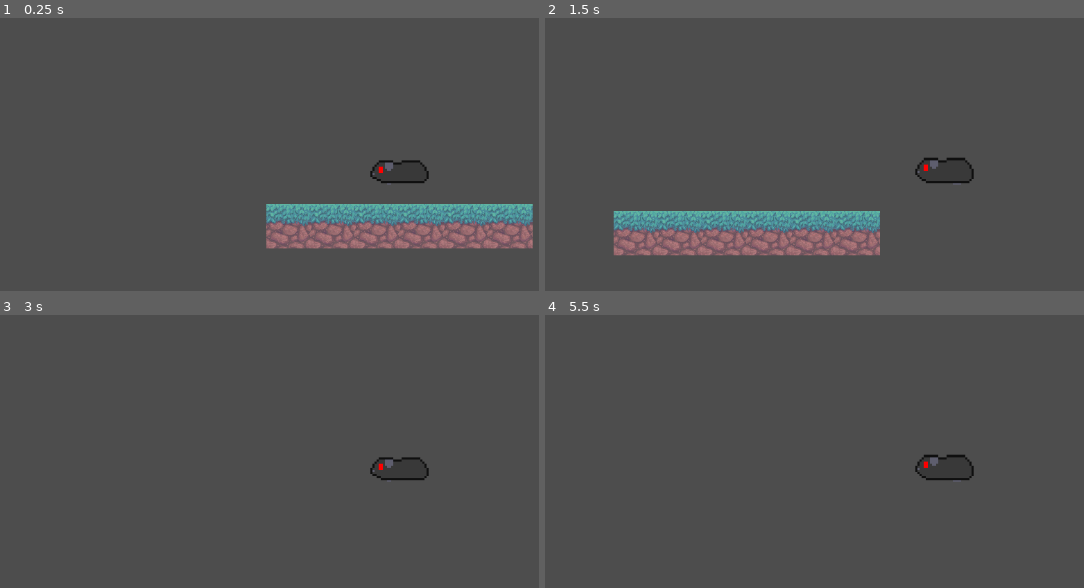
Above: before the commit, frames 1-4 (two rows, left to right).
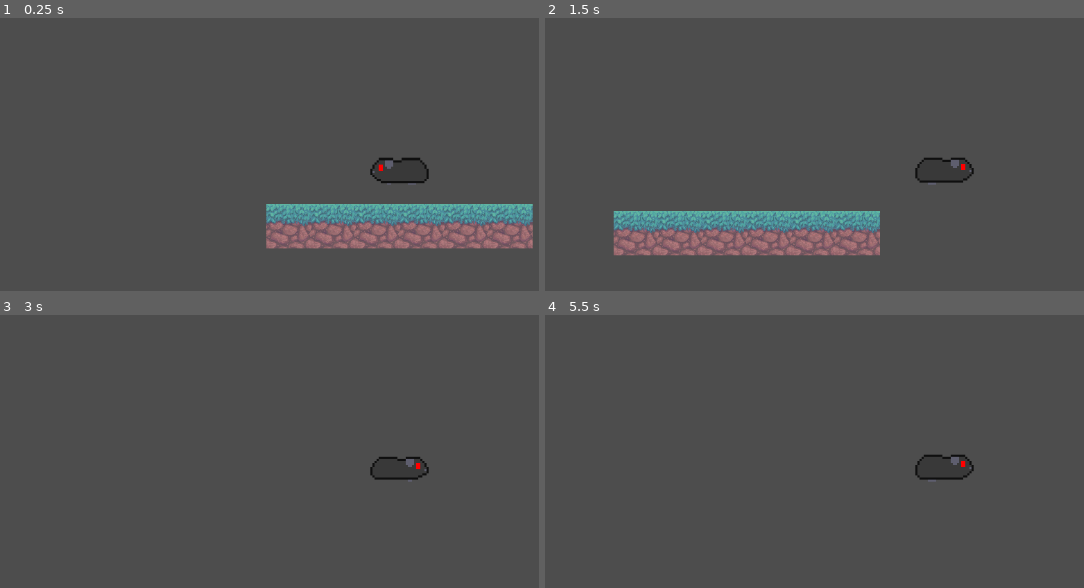
Above: after the commit, the same moments.

Repository: squidink7/RevengeOfThePeeg
Game: Godot game, scene res://scenes/game_world.tscn
The game is run twice, just before and just after one commit, with the same random seed, the same clock (stepped at 60 frames per second) and the same inputs.
Inputs:
- Up to frame 1 (0.25 s): no input
- Up to frame 2 (1.5 s): hold D (move_right) from 0.53 s (still down); tap Space (jump) at 0.77 s
- Up to frame 3 (3 s): tap Space (jump) at 1.52 s; release D (move_right) at 2.03 s; hold A (move_left) 2.03-2.78 s; tap Enter at 2.75 s; hold D (move_right) from 2.78 s (still down)
- Up to frame 4 (5.5 s): tap Space (jump) at 3.02, 3.77, 4.25, 4.52 s; release D (move_right) at 4.28 s; hold A (move_left) 4.28-5.03 s; hold D (move_right) from 5.03 s (still down)

The runs differ from the first frame. In frame 1, 0.2% of the frame differs, in the area x 68-80%, y 51-61%; in frame 2, 0.2%; in frame 3, 0.2%; in frame 4, 0.2%.

Commit message:
player with animations

Diff:
--- a/prefabs/player.gd
+++ b/prefabs/player.gd
@@ -23,8 +23,14 @@
 	var direction = Input.get_axis("move_left", "move_right")
 	if direction:
 		velocity.x = direction * SPEED
+		if direction > 0:
+			$AnimatedSprite2D.flip_h = true
+		elif direction < 0:
+			$AnimatedSprite2D.flip_h = false
 		$AnimatedSprite2D.play("walk")
 	else:
 		velocity.x = move_toward(velocity.x, 0, SPEED)
+		$AnimatedSprite2D.play("default")
+
 
 	move_and_slide()
